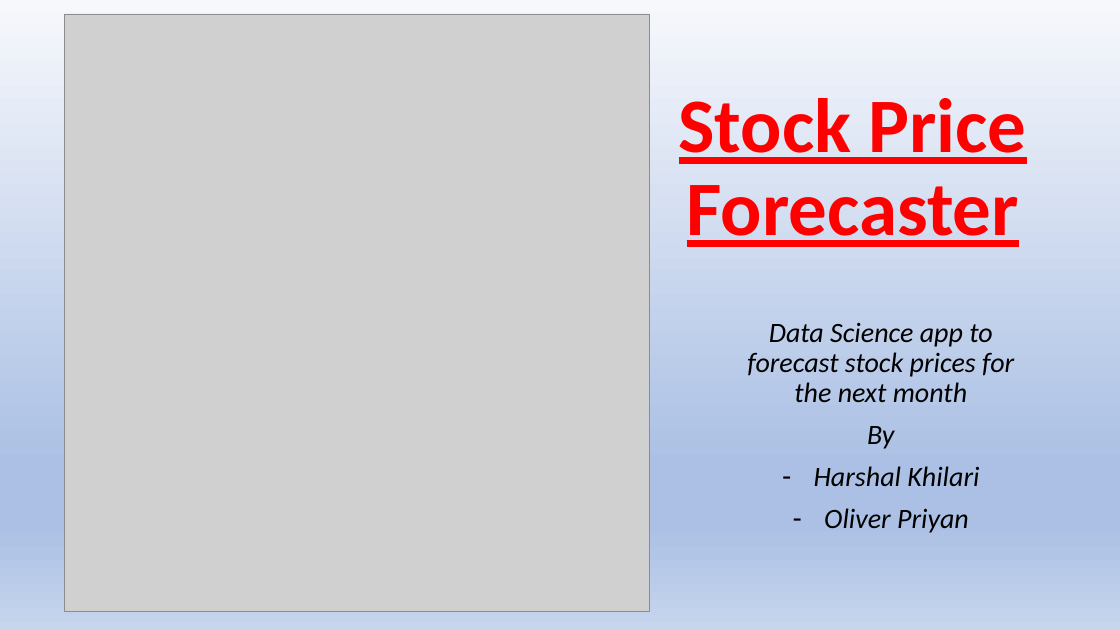
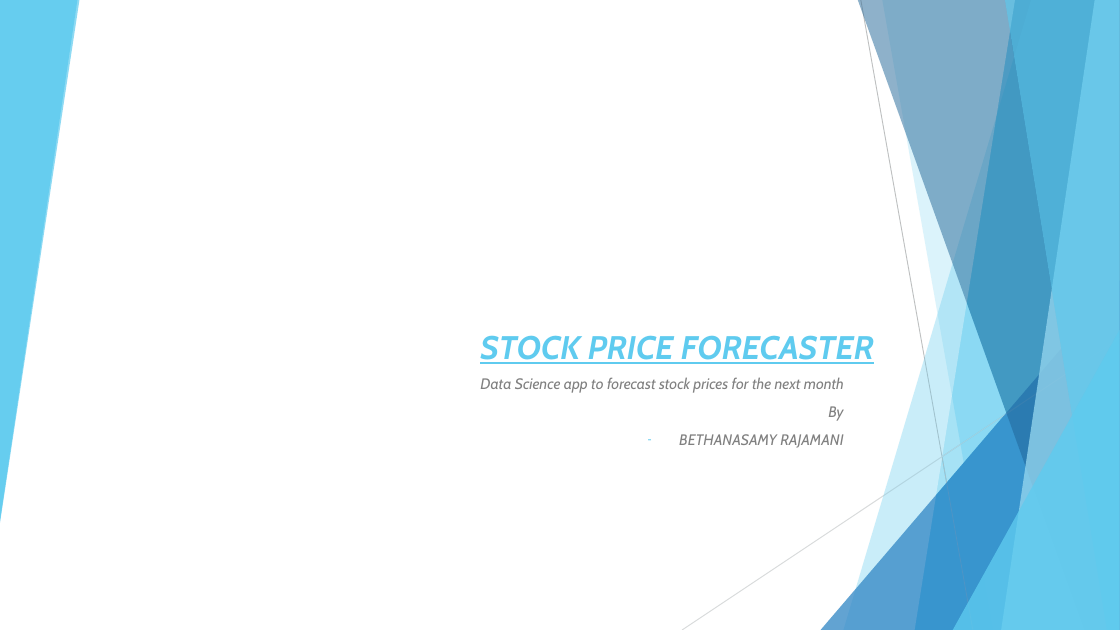
Before and after one commit to Bethana86/STOCK-FORECAST, a slide deck: slide 1 of Presentation.pptx. Drawn at 1120x630 pixels with LibreOffice and Linux fonts; fonts in the diff are those of the drawing; grey boxes stand for pictures; background and template pictures are left out. Boxes give left, top, right and bottom in pixels: in the first picture for what was removed or moved away, otherwise in the second. Text is boxed around its words. In the diff, an @@ line names an element or a change of style, - is before the commit and + after.

```diff
--- a/Presentation.pptx
+++ b/Presentation.pptx
@@ background gradient #F6F8FC to #ABC0E4 to #C7D5ED to picture (left out) @@
@@ triangle added at [0,0,77,521], fill #5FCBEF at 85% opacity @@
@@ picture removed at [64,14,649,612] @@
@@ parallelogram added at [343,0,1015,630], fill #FFFFFF at 87% opacity @@
@@ freeform shape added at [844,0,1120,630], fill #5FCBEF at 30% opacity @@
@@ freeform shape added at [858,0,1120,630], fill #226292 at 47% opacity @@
@@ line added from (861, 0) to (973, 630), #BFBFBF 0.75 pt @@
@@ freeform shape added at [882,0,1120,630], fill #5FCBEF at 20% opacity @@
@@ freeform shape added at [1002,0,1120,630], fill #9FE0F5 at 70% opacity @@
@@ freeform shape added at [1005,0,1120,630], fill #5FCBEF at 65% opacity @@
@@ triangle added at [821,280,1120,630], fill #2E83C3 at 72% opacity @@
@@ title at [480,335,874,364]: text changed; size 66 to 28 pt; font Calibri to Cabin; text colour #FF0000 to #5FCBEF; italic on @@
-Stock Price Forecaster
+STOCK PRICE FORECASTER
@@ line added from (1120, 339) to (682, 630), #D9D9D9 0.75 pt @@
@@ group added at [0,0,1120,630]: 6 freeform shapes, 2 lines, 2 triangles @@
@@ triangle added at [953,330,1120,630], fill #5FCBEF at 80% opacity @@
@@ subtitle "Data Science app to forecast ...": place and size @@
-subtitle "Data Science app to forecast ..." at [747,322,1014,533]
+subtitle "Data Science app to forecast ..." at [480,377,844,448]
@@ subtitle at [480,377,844,421]: size 24 to 13 pt, font Calibri to Cabin, text colour #000000 to #808080 in "Data Science app to forecast stock prices ...", "By"; alignment centre to right @@
@@ subtitle at [679,434,843,448]: text changed; size 24 to 13 pt; font Calibri to Cabin; text colour #000000 to #808080 @@
-– Harshal Khilari
-– Oliver Priyan
+– BETHANASAMY RAJAMANI
```
Also in this commit, not shown: 12 other slides changed, 1 slide removed.
